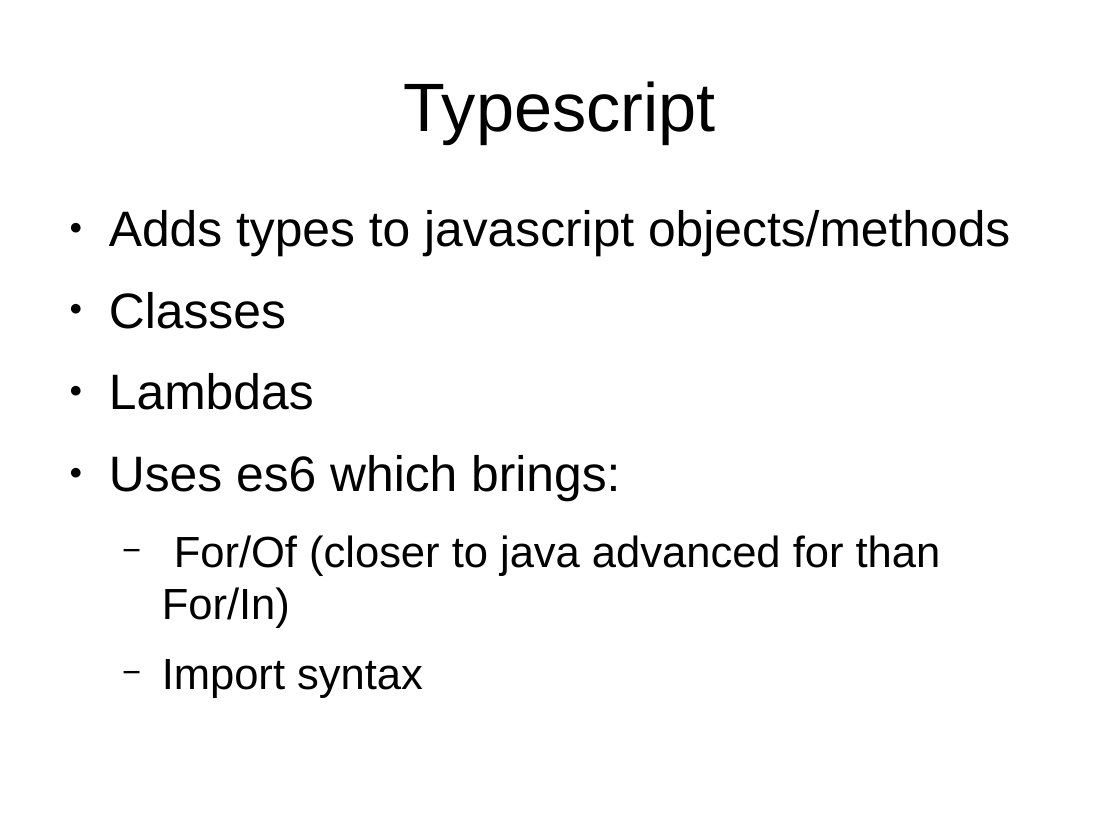
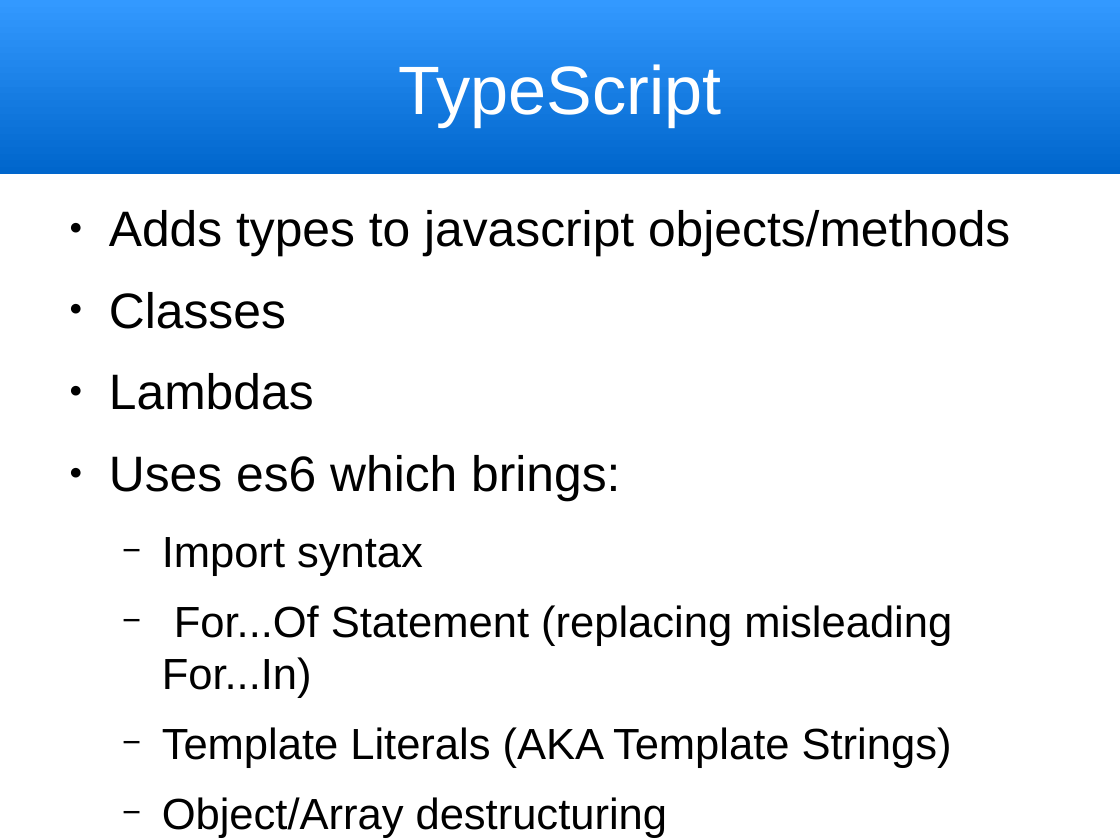
Before and after one commit to trognus/devcon2016, a slide deck: slide 9 of devconNg2_2.odp (slide 6 before the commit). Drawn at 1120x840 pixels with LibreOffice and Linux fonts; fonts in the diff are those of the drawing. Boxes give left, top, right and bottom in pixels: in the first picture for what was removed or moved away, otherwise in the second. Text is boxed around its words. In the diff, an @@ line names an element or a change of style, - is before the commit and + after.

```diff
--- a/devconNg2_2.odp
+++ b/devconNg2_2.odp
@@ title "TypeScript": place and size @@
-title "TypeScript" at box(404, 81, 716, 143)
+title "TypeScript" at box(0, 0, 1120, 174)
@@ title "TypeScript" at box(0, 0, 1120, 174): fill none to gradient #0066CC to #3399FF @@
@@ title at box(398, 64, 721, 126): text changed; text colour #000000 to #FFFFFF @@
-Typescript
+TypeScript
@@ text at box(162, 535, 941, 628): paragraph removed @@
-  − For/Of (closer to java advanced for than For/In)
@@ text at box(162, 605, 952, 838): paragraphs added @@
+  − For...Of Statement (replacing misleading For...In)
+  − Template Literals (AKA Template Strings)
+  − Object/Array destructuring
```
Also in this commit, not shown: 10 other slides changed, 22 slides added, 3 slides removed, 1 other file.
